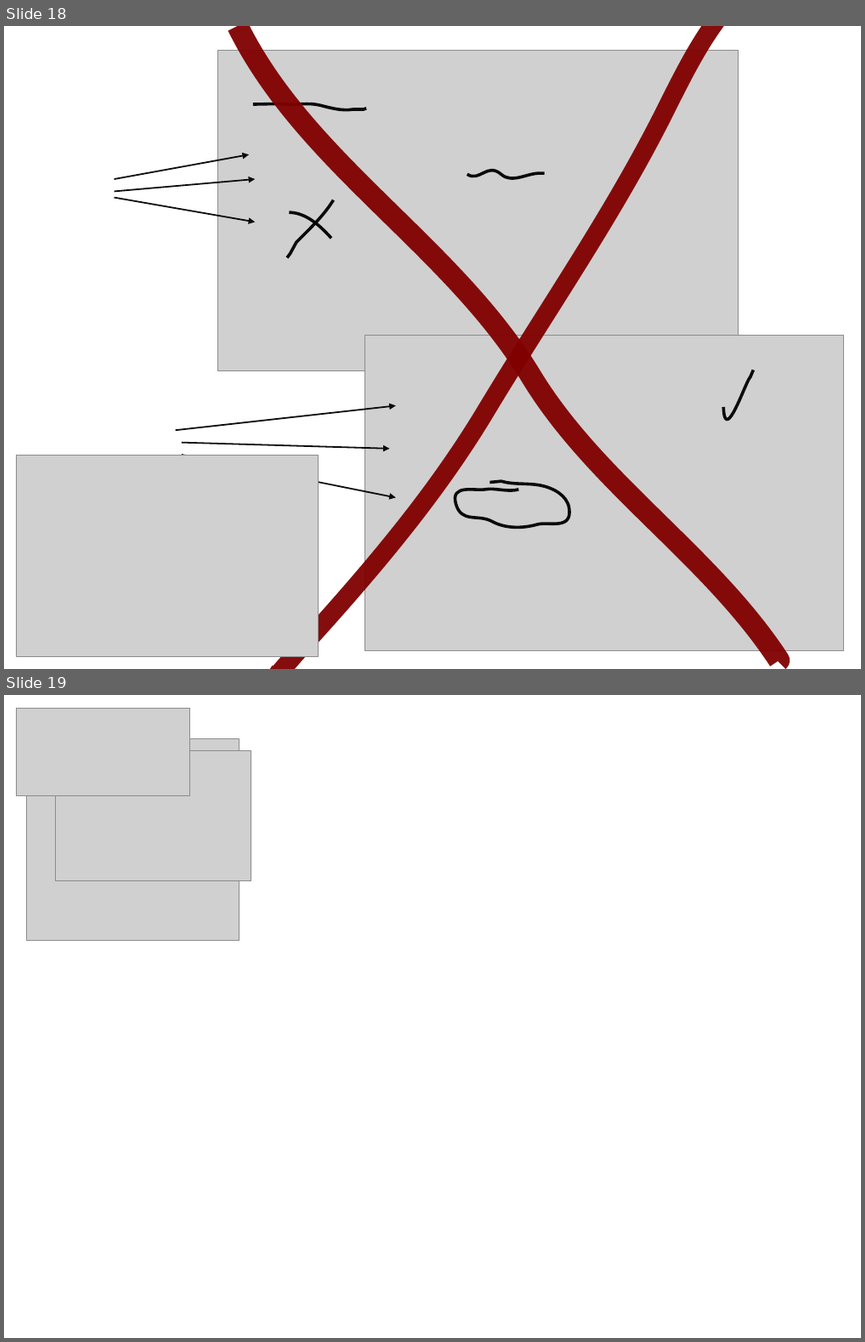
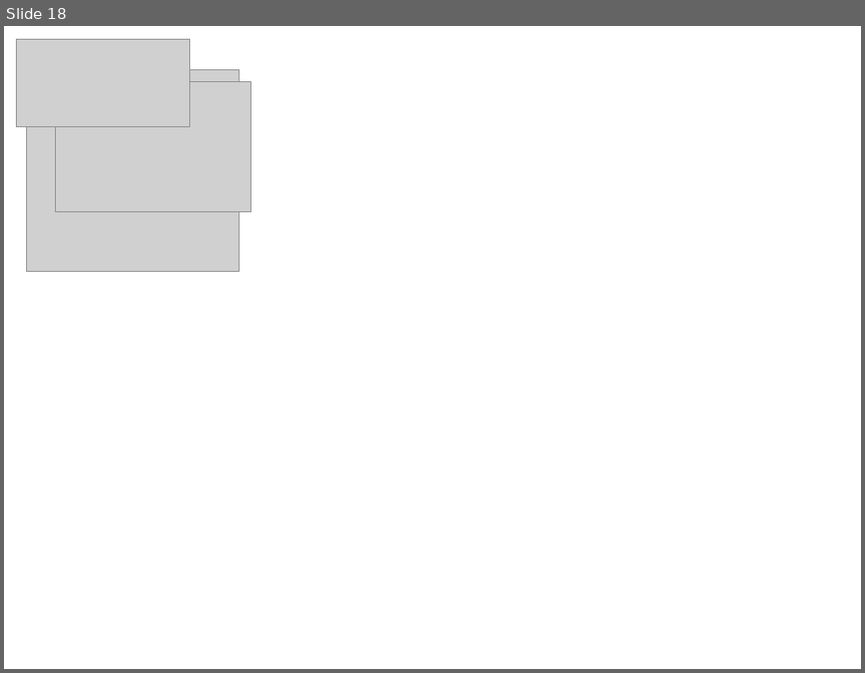
Before and after one commit to banksJeremy/slide-drive, a slide deck: examples/demo.odp. Shown one above the other, each under a label of ours: slides 18 and 19 before the commit, slide 18 after it. The pictures are 865x1342 and 865x673 pixels, drawn with LibreOffice and Linux fonts; fonts in the diff are those of the drawing; grey boxes stand for pictures. Boxes give left, top, right and bottom in pixels: in the first picture for what was removed or moved away, otherwise in the second. Text is boxed around its words. In the diff, an @@ line names an element or a change of style, - is before the commit and + after.

```diff
--- a/examples/demo.odp
+++ b/examples/demo.odp
@@ slide 18 removed at bbox=[4, 26, 861, 669], background #FFFFFF @@
@@ picture removed at bbox=[218, 51, 738, 371] @@
@@ freeform shape removed at bbox=[238, 26, 780, 661] @@
@@ freeform shape removed at bbox=[276, 26, 720, 669] @@
@@ freeform shape removed at bbox=[253, 103, 366, 110] @@
@@ arrow removed from (114, 179) to (249, 154) @@
@@ freeform shape removed at bbox=[467, 170, 545, 178] @@
@@ arrow removed from (114, 192) to (255, 179) @@
@@ arrow removed from (114, 197) to (255, 222) @@
@@ freeform shape removed at bbox=[287, 200, 334, 258] @@
@@ freeform shape removed at bbox=[290, 213, 331, 238] @@
@@ picture removed at bbox=[365, 335, 845, 651] @@
@@ freeform shape removed at bbox=[724, 369, 754, 420] @@
@@ arrow removed from (175, 431) to (396, 405) @@
@@ picture removed at bbox=[17, 454, 318, 657] @@
@@ arrow removed from (182, 442) to (390, 448) @@
@@ arrow removed from (182, 454) to (396, 497) @@
@@ freeform shape removed at bbox=[455, 481, 569, 527] @@
@@ what was slide 19 is now slide 18 @@
```
Also in this commit, not shown: 4 slides changed, 2 other files.
